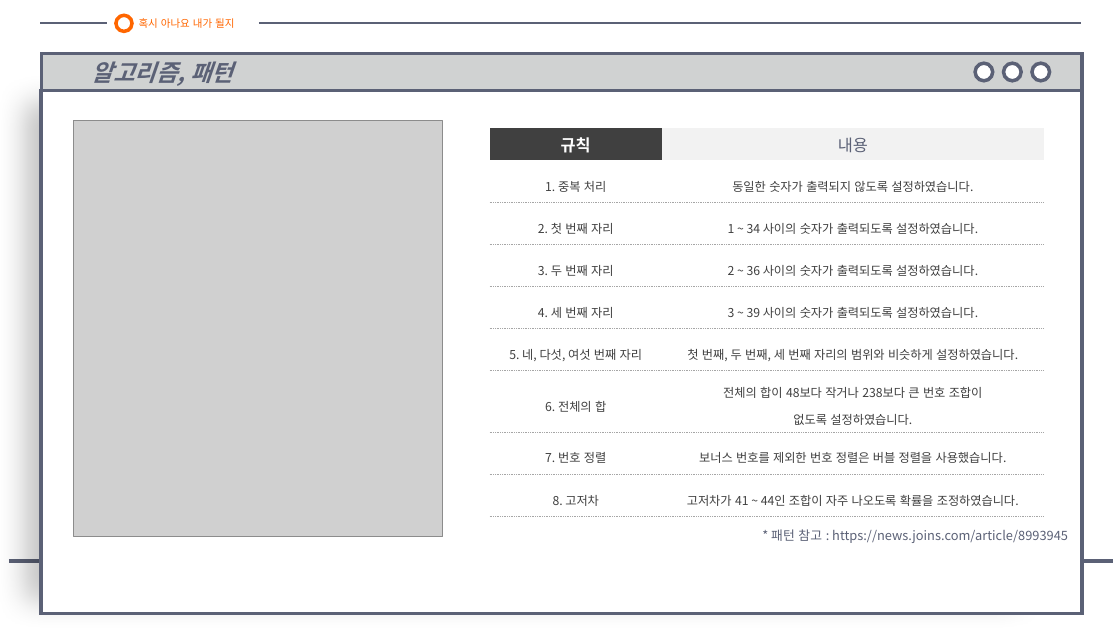
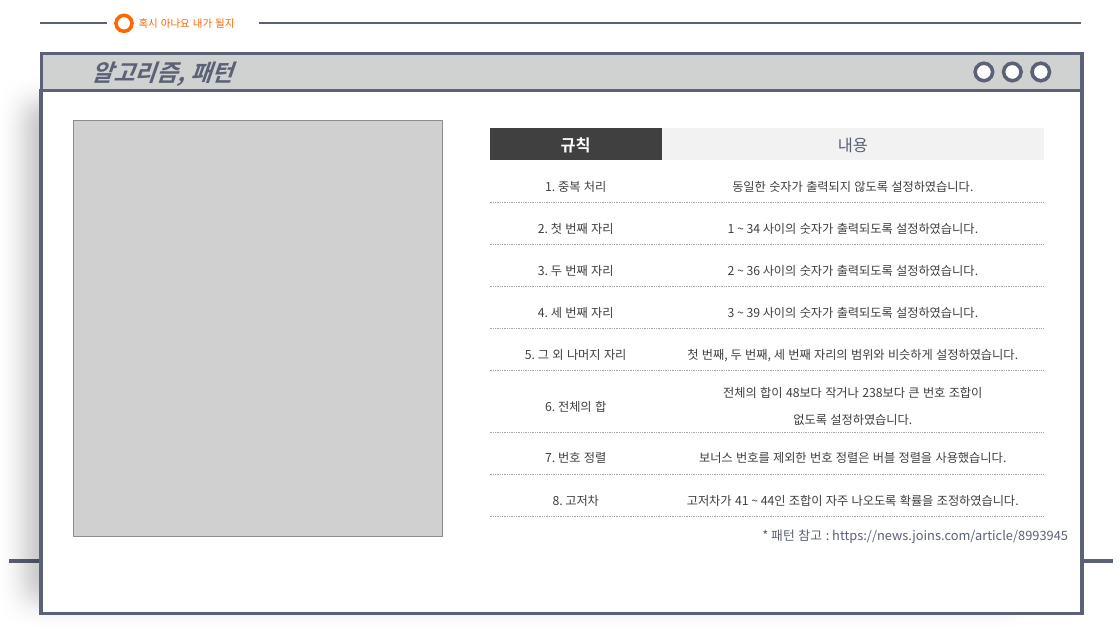
Before and after one commit to galaxy-light/201126-210604, a slide deck: slide 5 of 포트폴리오/로또 번호 추첨기 프로그램/로또 번호 추첨기 - 양화영.pptx. Drawn at 1120x630 pixels with LibreOffice and Linux fonts; fonts in the diff are those of the drawing; grey boxes stand for pictures. Boxes give left, top, right and bottom in pixels: in the first picture for what was removed or moved away, otherwise in the second. Text is boxed around its words. In the diff, an @@ line names an element or a change of style, - is before the commit and + after.

```diff
--- a/포트폴리오/로또 번호 추첨기 프로그램/로또 번호 추첨기 - 양화영.pptx
+++ b/포트폴리오/로또 번호 추첨기 프로그램/로또 번호 추첨기 - 양화영.pptx
@@ table at (x1=490, y1=128, x2=1044, y2=510) @@
-row 6, column 1: 5. 네, 다섯, 여섯 번째 자리
+row 6, column 1: 5. 그 외 나머지 자리
```
Also in this commit, not shown: 28 other files.
